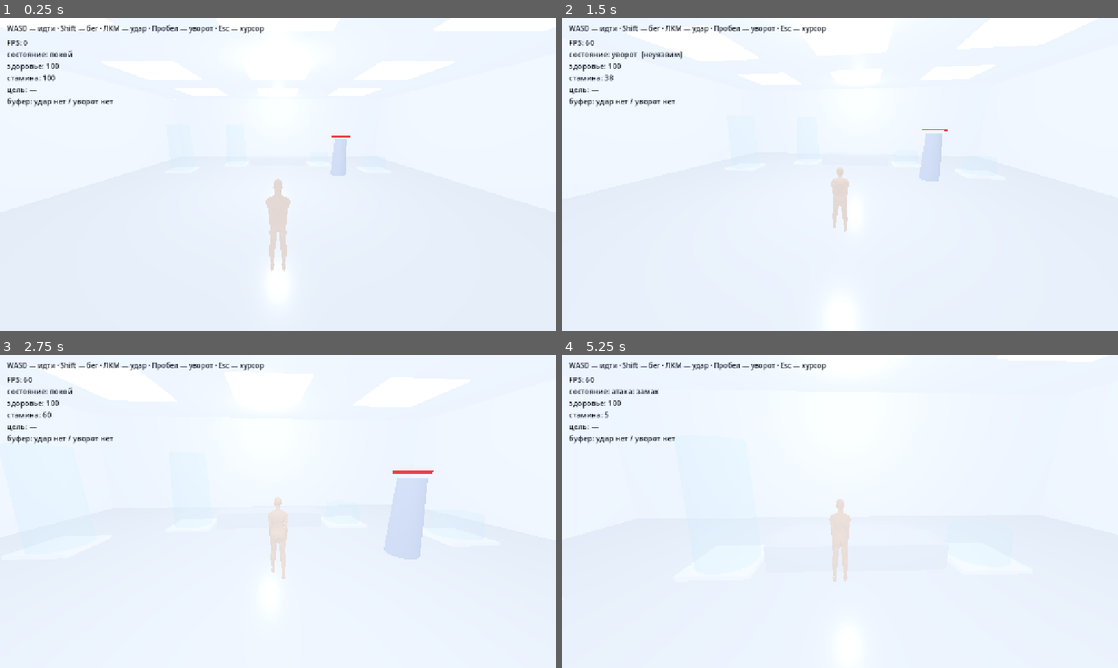
Above: before the commit, frames 1-4 (two rows, left to right).
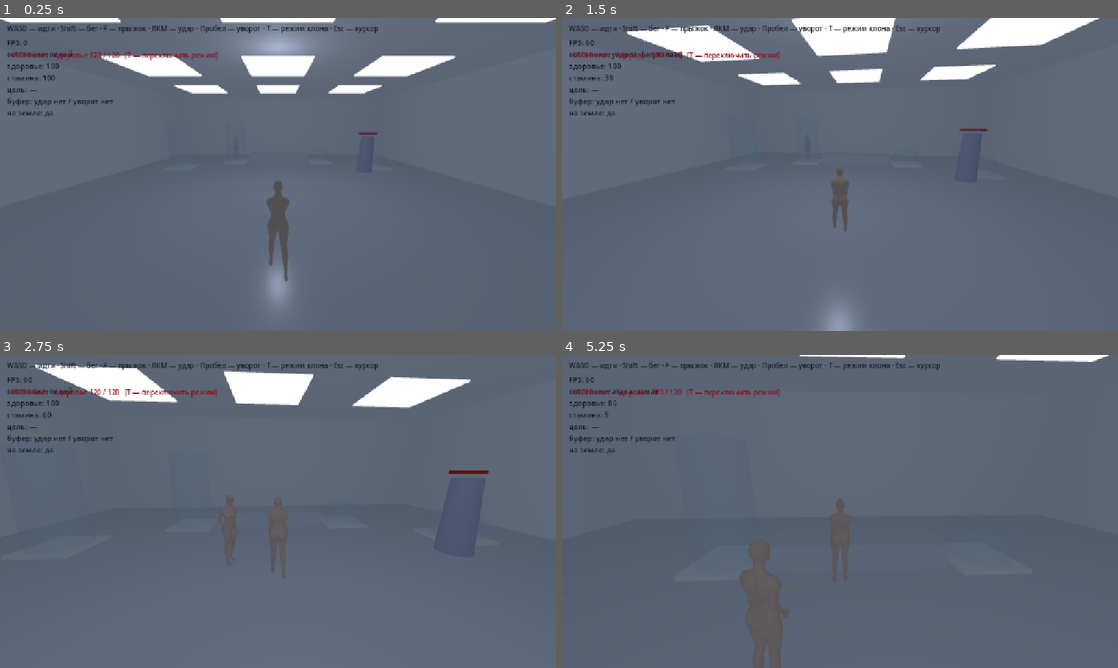
Above: after the commit, the same moments.

Repository: IAmStarhead/Project-Gene
Game: Godot game, scene res://scenes/main.tscn
Same seed, same stepped clock (60 frames per second), same inputs: the game is played once before the commit and once after it.
Inputs (mouse positions are in pixels of both pictures, inside the frame that each line leads up to):
- Up to frame 1 (0.25 s): no input
- Up to frame 2 (1.5 s): move the mouse to (867, 174) at 0.52 s; press the mouse at (867, 174) at 0.53 s; hold W (move_forward) from 0.53 s (still down); tap F (jump, bound only after the commit) at 0.77, 1.07 s; tap Space (dodge) at 0.8, 1.35 s; move the mouse to (812, 174) at 1.27 s; release the mouse at (812, 174) at 1.28 s
- Up to frame 3 (2.75 s): keep holding W (move_forward); tap F (jump, bound only after the commit) at 1.52, 1.82, 2.3 s; tap T (toggle_clone, bound only after the commit) at 1.55 s; move the mouse to (289, 505) at 2.02 s; hold T (toggle_clone, bound only after the commit) from 2.03 s (still down)
- Up to frame 4 (5.25 s): keep holding W (move_forward); move the mouse to (834, 517) at 2.77 s; release T (toggle_clone, bound only after the commit) at 2.78 s; tap F (jump, bound only after the commit) at 2.85, 3.02, 3.32, 3.77, 4.07, 4.52, 4.82 s; click (834, 517) at 3.05 s; move the mouse to (878, 514) at 3.52 s; press the mouse at (878, 514) at 3.53 s; tap Space (dodge) at 3.8, 4.35 s; move the mouse to (795, 508) at 4.27 s; release the mouse at (795, 508) at 4.28 s; tap T (toggle_clone, bound only after the commit) at 4.55 s; move the mouse to (845, 511) at 5.02 s; hold Shift (run) from 5.03 s (still down); click (845, 511) at 5.17 s

The runs differ from the first frame. In frame 1, 97% of the frame differs, in the area x 0-100%, y 0-100%; in frame 2, 95%; in frame 3, 96%; in frame 4, 99%.

Commit message:
Вылечены веса, свет, прыжок, клон с режимами
1) ГЛАВНАЯ ПРИЧИНА «тянется кожа» — найдена и исправлена.
   Скелет собран автоматически по расстоянию до кости, и кисть в позе
   покоя висит ровно у бедра. Её вес «прожёг» бедро насквозь:
     154 вершины бедра имели вес hand.R до 0.37 (и столько же для L)
     310 вершин таза — вес предплечий, 132 — вес кистей
   Рука идёт вперёд на удар — кожа бедра тянется за кистью.
   Лечение в sanitize_glb.py: адресно, по ИМЕНИ кости. Геометрия цела.
   Перепонка: замах 0.010%->0.008%, удар 0.067%->0.006%,
   рука вверх 2.601%->0.282%.

2) СВЕТ. Было ambient 1.15 + sun 1.5 + 2 лампы + FILMIC — кожа уходила
   в белое. Стало ambient 0.45, sun 1.0 с тенью, лампа 0.35, LINEAR.
   Плюс анизотропия 2x, MSAA 2x, FXAA.

3) ПРЫЖОК как в Elden Ring: F — прыжок, Space — уворот. Высота 1.15 м,
   буфер ввода, coyote-time, управление в воздухе 55%.

4) КЛОН — противник из той же модели, режимы по клавише T:
   спит / следит / бьёт. Начинает спящим, чтобы не мешать тестам.

Co-authored-by: arena-agent <297053741+arena-agent@users.noreply.github.com>

Diff:
--- a/prototype/project.godot
+++ b/prototype/project.godot
@@ -22,8 +22,10 @@
 
 renderer/rendering_method="gl_compatibility"
 renderer/rendering_method.mobile="gl_compatibility"
-textures/default_filters/anisotropic_filtering_level=0
-anti_aliasing/quality/msaa_3d=0
+textures/default_filters/anisotropic_filtering_level=2
+textures/default_filters/use_nearest_mipmap_filter=false
+anti_aliasing/quality/msaa_3d=2
+anti_aliasing/quality/screen_space_aa=1
 environment/defaults/default_clear_color=Color(0.82, 0.86, 0.92, 1)
 
 [physics]
@@ -63,6 +65,16 @@
 "events": [Object(InputEventKey,"resource_local_to_scene":false,"resource_name":"","device":-1,"window_id":0,"alt_press …(190 unchanged characters)…
 ]
 }
+jump={
+"deadzone": 0.2,
+"events": [Object(InputEventKey,"resource_local_to_scene":false,"resource_name":"","device":-1,"window_id":0,"alt_pressed":false,"shift_pressed":false,"ctrl_pressed":false,"meta_pressed":false,"pressed":false,"keycode":0,"physical_keycode":70,"key_label":0,"unicode":0,"location":0,"echo":false,"script":null)
+]
+}
+toggle_clone={
+"deadzone": 0.2,
+"events": [Object(InputEventKey,"resource_local_to_scene":false,"resource_name":"","device":-1,"window_id":0,"alt_pressed":false,"shift_pressed":false,"ctrl_pressed":false,"meta_pressed":false,"pressed":false,"keycode":0,"physical_keycode":84,"key_label":0,"unicode":0,"location":0,"echo":false,"script":null)
+]
+}
 attack={
 "deadzone": 0.2,
 "events": [Object(InputEventMouseButton,"resource_local_to_scene":false,"resource_name":"","device":-1,"window_id":0,"a …(253 unchanged characters)…
--- /dev/null
+++ b/prototype/scenes/clone.tscn
@@ -0,0 +1,32 @@
+[gd_scene load_steps=7 format=3]
+
+[ext_resource type="Script" path="res://scripts/clone_enemy.gd" id="1"]
+[ext_resource type="Script" path="res://scripts/clone_anim.gd" id="2"]
+
+[sub_resource type="CapsuleShape3D" id="Capsule"]
+radius = 0.34
+height = 1.7
+
+[sub_resource type="CapsuleMesh" id="BodyMesh"]
+radius = 0.34
+height = 1.7
+
+[sub_resource type="StandardMaterial3D" id="BodyMat"]
+albedo_color = Color(0.85, 0.87, 0.92, 1)
+roughness = 0.55
+
+[node name="Clone" type="CharacterBody3D"]
+script = ExtResource("1")
+
+[node name="Collision" type="CollisionShape3D" parent="."]
+transform = Transform3D(1, 0, 0, 0, 1, 0, 0, 0, 1, 0, 0.85, 0)
+shape = SubResource("Capsule")
+
+[node name="Character" type="Node3D" parent="."]
+transform = Transform3D(-1, 0, 0, 0, 1, 0, 0, 0, -1, 0, 0, 0)
+script = ExtResource("2")
+
+[node name="Fallback" type="MeshInstance3D" parent="Character"]
+transform = Transform3D(1, 0, 0, 0, 1, 0, 0, 0, 1, 0, 0.85, 0)
+mesh = SubResource("BodyMesh")
+material_override = SubResource("BodyMat")
--- a/prototype/scripts/build_scene.gd
+++ b/prototype/scripts/build_scene.gd
@@ -31,34 +31,45 @@
 
 
 func _make_light() -> void:
-	# белый стерильный свет: много рассеянного, мало жёстких теней
+	# Свет переделан 17.11. Проблема была не в яркости, а в том, что её
+	# слишком много сразу: ambient 1.15 + sun 1.5 + две лампы + тональная
+	# компрессия FILMIC. Кожа (её собственная яркость 0.77) уходила в белое,
+	# и на теле не оставалось ни одного теневого перехода — «зашакалено».
+	#
+	# Теперь: мягкий рассеянный свет, один направленный с тенью, и снизу
+	# подхват, чтобы под подбородком не было чёрной дыры. Суммарная
+	# освещённость примерно втрое ниже прежней.
 	var env := WorldEnvironment.new()
 	var e := Environment.new()
 	e.background_mode = Environment.BG_COLOR
-	e.background_color = Color(0.82, 0.86, 0.92)
+	e.background_color = Color(0.62, 0.66, 0.72)
 	e.ambient_light_source = Environment.AMBIENT_SOURCE_COLOR
-	e.ambient_light_color = Color(0.86, 0.90, 0.96)
-	e.ambient_light_energy = 1.15
-	e.tonemap_mode = Environment.TONE_MAPPER_FILMIC
+	e.ambient_light_color = Color(0.55, 0.60, 0.68)
+	e.ambient_light_energy = 0.45
+	# LINEAR вместо FILMIC: без двойного сжатия яркости, цвета предсказуемее
+	e.tonemap_mode = Environment.TONE_MAPPER_LINEAR
+	e.tonemap_exposure = 1.0
 	env.environment = e
 	add_child(env)
 
+	# основной свет: жёстче и под углом, чтобы читался объём
 	var sun := DirectionalLight3D.new()
-	sun.rotation_degrees = Vector3(-62, -38, 0)
-	sun.light_color = Color(1.0, 0.99, 0.97)
-	sun.light_energy = 1.5
+	sun.rotation_degrees = Vector3(-48, -34, 0)
+	sun.light_color = Color(1.0, 0.97, 0.93)
+	sun.light_energy = 1.0
 	sun.shadow_enabled = true
-	sun.directional_shadow_max_distance = 40.0
+	sun.directional_shadow_max_distance = 30.0
+	sun.shadow_bias = 0.03
 	add_child(sun)
 
-	# два дешёвых заполняющих источника без теней
-	for spec in [[Vector3(0, 4.4, 1.5), 0.85], [Vector3(0, 4.4, -6.5), 0.6]]:
-		var lamp := OmniLight3D.new()
-		lamp.position = spec[0]
-		lamp.light_energy = spec[1]
-		lamp.omni_range = 14.0
-		lamp.shadow_enabled = false
-		add_child(lamp)
+	# заполняющий свет сверху: мягкий, без тени — чтобы тени не были чёрными
+	var fill := OmniLight3D.new()
+	fill.position = Vector3(0, 4.2, 2.0)
+	fill.light_color = Color(0.85, 0.90, 1.0)
+	fill.light_energy = 0.35
+	fill.omni_range = 16.0
+	fill.shadow_enabled = false
+	add_child(fill)
 
 
 func _box(size: Vector3, pos: Vector3, mat: Material, parent: Node = self) -> MeshInstance3D:
--- a/prototype/scripts/character_anim.gd
+++ b/prototype/scripts/character_anim.gd
@@ -130,6 +130,9 @@
 	# ───────────────────────────────────────── уворот
 	elif action == "dodge":
 		hip_offset = _dodge(want, action_time)
+	# ───────────────────────────────────────── полёт (прыжок)
+	elif action == "air":
+		_air(want)
 
 	_apply(want, hip_offset, delta)
 
@@ -236,6 +239,24 @@
 		_mix(want, pose_hit, 1.0 - u)
 
 
+## Полёт: ноги подобраны, руки разведены для баланса.
+## Отдельная поза нужна потому, что при прыжке ноги не должны «шагать»:
+## процедурный шаг в воздухе читается как бег по воздуху.
+func _air(want: Dictionary) -> void:
+	want["thigh.L"] = Vector3(26.0, 0.0, 2.0)
+	want["thigh.R"] = Vector3(-14.0, 0.0, -2.0)
+	want["shin.L"] = Vector3(-42.0, 0.0, 0.0)
+	want["shin.R"] = Vector3(-18.0, 0.0, 0.0)
+	want["foot.L"] = Vector3(16.0, 0.0, 0.0)
+	want["foot.R"] = Vector3(10.0, 0.0, 0.0)
+	want["upper_arm.L"] = Vector3(-18.0, 0.0, -24.0)
+	want["upper_arm.R"] = Vector3(-18.0, 0.0, 24.0)
+	want["forearm.L"] = Vector3(38.0, 0.0, 0.0)
+	want["forearm.R"] = Vector3(38.0, 0.0, 0.0)
+	want["spine"] = Vector3(8.0, 0.0, 0.0)
+	want["head"] = Vector3(-4.0, 0.0, 0.0)
+
+
 ## Уворот: присед, подбор ног, наклон корпуса. Возвращает смещение таза.
 func _dodge(want: Dictionary, t: float) -> Vector3:
 	var u := clampf(t / T.DODGE_DURATION, 0.0, 1.0)
--- /dev/null
+++ b/prototype/scripts/clone_anim.gd
@@ -0,0 +1,6 @@
+## Анимация клона: та же процедурная схема, что у героини.
+##
+## Копия сделана намеренно, а не наследованием: у клона позже появятся
+## свои отличия (другая стойка, свои удары), и общий класс начал бы
+## обрастать условиями «если это клон».
+extends "res://scripts/character_anim.gd"
--- /dev/null
+++ b/prototype/scripts/clone_enemy.gd
@@ -0,0 +1,211 @@
+## Клон героини — тренировочный противник.
+##
+## Три режима, переключаются клавишей T (и подписью в оверлее):
+##
+##   СПИТ    — стоит и не реагирует. Нужен, чтобы тестировать движение,
+##             камеру, прыжок, свет, не отвлекаясь на драку.
+##   СЛЕДИТ  — идёт за героиней, но НЕ бьёт. Можно смотреть, как он
+##             двигается и держит дистанцию.
+##   БЬЁТ     — сближается и атакует. Ведёт себя как противник из соулса:
+##             подходит, держит дистанцию, бьёт, отходит после удара.
+##
+## Почему режимы, а не сразу «агрессивный»: на этапе прототипа нужен
+## противник, которого можно включить и выключить. Иначе он убивает
+## тестировщика в тот момент, когда тот смотрит на текстуру.
+##
+## Модель — та же female_A_rigged_safe.glb, что у героини. Движение
+## считается кодом (scripts/clone_anim.gd), физика — CharacterBody3D.
+extends CharacterBody3D
+
+const T := preload("res://scripts/tuning.gd")
+
+enum Mode { SLEEP, FOLLOW, FIGHT }
+
+const MODE_NAMES := {
+	Mode.SLEEP: "спит",
+	Mode.FOLLOW: "следит",
+	Mode.FIGHT: "бьёт",
+}
+
+@onready var character: Node3D = $Character
+
+var mode: int = Mode.SLEEP
+
+var health: float = T.CLONE_HEALTH
+var _attack_time: float = -1.0
+var _cooldown: float = 0.0
+var _recover: float = 0.0
+var _flash: float = 0.0
+var _player: Node3D
+var _label: Label
+
+
+func _ready() -> void:
+	add_to_group("damageable")
+	add_to_group("clone")
+	_player = get_tree().get_first_node_in_group("player")
+	_make_label()
+
+
+func _make_label() -> void:
+	# подпись над головой: режим и здоровье
+	var layer := CanvasLayer.new()
+	add_child(layer)
+	_label = Label.new()
+	_label.position = Vector2(20, 74)
+	_label.add_theme_color_override("font_color", Color(0.55, 0.05, 0.10))
+	_label.add_theme_font_size_override("font_size", 16)
+	layer.add_child(_label)
+
+
+## Переключение режима: вызывается из main.gd по клавише T.
+func cycle_mode() -> void:
+	mode = (mode + 1) % 3
+	if mode == Mode.SLEEP:
+		velocity = Vector3.ZERO
+	_attack_time = -1.0
+	_recover = 0.0
+
+
+func mode_name() -> String:
+	return MODE_NAMES.get(mode, "?")
+
+
+func _physics_process(delta: float) -> void:
+	_cooldown = maxf(0.0, _cooldown - delta)
+	_recover = maxf(0.0, _recover - delta)
+	if _flash > 0.0:
+		_flash = maxf(0.0, _flash - delta * 3.0)
+
+	if not is_on_floor():
+		velocity.y -= T.GRAVITY * delta
+	else:
+		velocity.y = 0.0
+
+	match mode:
+		Mode.SLEEP:
+			_slow_down(delta, 18.0)
+		Mode.FOLLOW:
+			_move_toward_player(delta, T.CLONE_KEEP_DISTANCE + 0.8, T.CLONE_WALK)
+		Mode.FIGHT:
+			_fight(delta)
+
+	move_and_slide()
+
+	# поворот к направлению движения или к игроку
+	_face(delta)
+
+	if character != null and character.has_method("update_anim"):
+		var planar := Vector2(velocity.x, velocity.z).length()
+		var action := ""
+		var atime := 0.0
+		if _attack_time >= 0.0:
+			action = "attack"
+			atime = _attack_time
+		character.update_anim(delta, planar / T.RUN_SPEED, action, atime)
+
+	_update_label()
+
+
+func _slow_down(delta: float, rate: float) -> void:
+	velocity.x = move_toward(velocity.x, 0.0, rate * delta)
+	velocity.z = move_toward(velocity.z, 0.0, rate * delta)
+
+
+func _dir_to_player() -> Vector3:
+	if not is_instance_valid(_player):
+		return Vector3.ZERO
+	var d := _player.global_position - global_position
+	d.y = 0.0
+	return d
+
+
+func _move_toward_player(delta: float, keep: float, speed: float) -> void:
+	var d := _dir_to_player()
+	var dist := d.length()
+	if dist < 0.01:
+		_slow_down(delta, 14.0)
+		return
+	if dist > keep:
+		var want := d.normalized() * speed
+		velocity.x = move_toward(velocity.x, want.x, T.CLONE_ACCEL * delta)
+		velocity.z = move_toward(velocity.z, want.z, T.CLONE_ACCEL * delta)
+	else:
+		_slow_down(delta, 16.0)
+
+
+## Боевое поведение: подойти, ударить в радиусе, отойти на восстановлении.
+func _fight(delta: float) -> void:
+	if not is_instance_valid(_player):
+		return
+	var dist := _dir_to_player().length()
+
+	# идёт удар — стоим на месте, урон наносится в активной фазе
+	if _attack_time >= 0.0:
+		_attack_time += delta
+		_slow_down(delta, 26.0)
+		var total := T.CLONE_WINDUP + T.CLONE_ACTIVE + T.CLONE_RECOVER
+		var was_before := _attack_time - delta < T.CLONE_WINDUP
+		var now_after := _attack_time >= T.CLONE_WINDUP
+		if was_before and now_after:
+			_deal_damage(dist)
+		if _attack_time >= total:
+			_attack_time = -1.0
+			_cooldown = T.CLONE_COOLDOWN
+			_recover = T.CLONE_RECOVER
+		return
+
+	# недавно ударил — отходит, чтобы дать игроку окно
+	if _recover > 0.0:
+		var away := -_dir_to_player().normalized()
+		velocity.x = move_toward(velocity.x, away.x * T.CLONE_WALK, T.CLONE_ACCEL * delta)
+		velocity.z = move_toward(velocity.z, away.z * T.CLONE_WALK, T.CLONE_ACCEL * delta)
+		return
+
+	# можно бить — если игрок в радиусе и откат прошёл
+	if dist <= T.CLONE_RANGE and _cooldown <= 0.0:
+		_attack_time = 0.0
+		return
+
+	# иначе сближается
+	_move_toward_player(delta, T.CLONE_KEEP_DISTANCE, T.CLONE_RUN)
+
+
+func _deal_damage(dist: float) -> void:
+	if dist > T.CLONE_RANGE + 0.35:
+		return
+	if is_instance_valid(_player) and _player.has_method("take_damage"):
+		var dir := _dir_to_player().normalized()
+		_player.take_damage(T.CLONE_DAMAGE, dir)
+
+
+func _face(delta: float) -> void:
+	var look := velocity
+	if mode == Mode.FIGHT and _attack_time >= 0.0:
+		look = _dir_to_player()
+	if look.length() < 0.05 and is_instance_valid(_player):
+		look = _dir_to_player()
+	if look.length() < 0.05:
+		return
+	var want := atan2(-look.x, -look.z)
+	rotation.y = lerp_angle(rotation.y, want, minf(1.0, delta * 10.0))
+
+
+## Получает урон от героини.
+func take_damage(amount: float, _from_dir: Vector3) -> void:
+	if mode == Mode.SLEEP:
+		return                      # спящего не бьют: он для тестов
+	health = maxf(0.0, health - amount)
+	_flash = 1.0
+	if health <= 0.0:
+		health = T.CLONE_HEALTH
+		global_position = Vector3(-3.0, 1.0, -6.0)
+		mode = Mode.SLEEP
+
+
+func _update_label() -> void:
+	if _label == null:
+		return
+	_label.text = "КЛОН: %s   здоровье %.0f / %.0f   [T — переключить режим]" % [
+		mode_name(), health, T.CLONE_HEALTH,
+	]
--- a/prototype/scripts/main.gd
+++ b/prototype/scripts/main.gd
@@ -1,13 +1,16 @@
-## Точка входа прототипа: строит комнату, спавнит героиню и заглушку цели.
+## Точка входа прототипа: строит комнату, спавнит героиню и клона.
 extends Node3D
 
 const T := preload("res://scripts/tuning.gd")
 const PlayerScene := preload("res://scenes/player.tscn")
+const CloneScene := preload("res://scenes/clone.tscn")
 const DummyScene := preload("res://scenes/dummy_target.tscn")
 const ROOM_SCENE := preload("res://scenes/room.tscn")
 
 var room: Node3D
 var player: CharacterBody3D
+var clone: CharacterBody3D
+var _hint: Label
 
 
 func _ready() -> void:
@@ -18,12 +21,25 @@
 	player.position = room.spawn_point()
 	add_child(player)
 
+	# Клон героини вместо столба. Начинает в режиме «спит», чтобы не мешать
+	# смотреть на модель, свет и прыжок. Переключается клавишей T.
+	clone = CloneScene.instantiate()
+	clone.position = Vector3(-3.0, 1.0, -5.0)
+	add_child(clone)
+
+	# Столб оставлен рядом: на нём удобно проверять конус удара, не трогая клона.
 	var dummy := DummyScene.instantiate()
-	dummy.position = Vector3(3.5, 1.0, -2.0)
+	dummy.position = Vector3(5.0, 1.0, -2.0)
 	add_child(dummy)
 
-	var hint := Label.new()
-	hint.text = "WASD — идти · Shift — бег · ЛКМ — удар · Пробел — уворот · Esc — курсор"
-	hint.position = Vector2(16, 12)
-	hint.add_theme_color_override("font_color", Color(0.1, 0.12, 0.16))
-	add_child(hint)
+	_hint = Label.new()
+	_hint.text = "WASD — идти · Shift — бег · F — прыжок · ЛКМ — удар · Пробел — уворот · T — режим клона · Esc — курсор"
+	_hint.position = Vector2(16, 12)
+	_hint.add_theme_color_override("font_color", Color(0.1, 0.12, 0.16))
+	add_child(_hint)
+
+
+func _unhandled_input(event: InputEvent) -> void:
+	if event.is_action_pressed("toggle_clone"):
+		if is_instance_valid(clone) and clone.has_method("cycle_mode"):
+			clone.cycle_mode()
--- a/prototype/scripts/player.gd
+++ b/prototype/scripts/player.gd
@@ -56,6 +56,8 @@
 
 var _dodge_dir: Vector3 = Vector3.ZERO
 var _invulnerable: bool = false
+var _coyote: float = 0.0          ## сколько ещё можно прыгнуть после схода с края
+var _jump_buffer: float = BUF_NEVER
 
 var _targets: Array = []
 var _fps_accum: float = 0.0
@@ -97,6 +99,8 @@
 	elif event.is_action_pressed("dodge"):
 		_buf_dodge = 0.0
 		_buf_dir = _input_direction()
+	elif event.is_action_pressed("jump"):
+		_jump_buffer = 0.0
 
 
 ## Направление движения в осях КАМЕРЫ. Это и есть стандарт экшенов:
@@ -122,15 +126,35 @@
 		_process_move(delta)
 		_try_start_actions()
 
+	# Прыжок. Как в Elden Ring: F — прыжок, Space — уворот.
+	# Буфер позволяет нажать чуть раньше приземления, coyote — чуть позже
+	# схода с края. Без этих двух мелочей прыжок ощущается «глухим».
+	if _jump_buffer <= T.INPUT_BUFFER and _action != "dodge" and _coyote > 0.0:
+		_try_jump()
+
 	_update_character_anim(delta)
 
-	# гравитация и движение
+	# Гравитация разная для подъёма и падения: падать быстрее, чем взлетать, —
+	# так прыжок читается собранным, а не «на луне».
 	if not is_on_floor():
-		velocity.y -= T.GRAVITY * delta
+		var g := T.GRAVITY if velocity.y > 0.0 else T.GRAVITY_FALL
+		velocity.y -= g * delta
 	elif _action != "dodge":
 		velocity.y = 0.0
 	move_and_slide()
 	_update_debug(delta)
+
+
+## Прыжок с заданной высоты: скорость = sqrt(2 * g * h).
+func _try_jump() -> void:
+	velocity.y = sqrt(2.0 * T.GRAVITY * T.JUMP_HEIGHT)
+	_jump_buffer = BUF_NEVER
+	_coyote = 0.0
+
+
+## Доля управления в воздухе: на земле 1.0, в прыжке ниже.
+func _air_control() -> float:
+	return 1.0 if is_on_floor() else T.AIR_CONTROL
 
 
 ## Передаёт модели скорость и текущее действие: она считает позу кодом.
@@ -138,12 +162,21 @@
 	if character != null and character.has_method("update_anim"):
 		var planar := Vector2(velocity.x, velocity.z).length()
 		var ratio := planar / T.RUN_SPEED
-		character.update_anim(delta, ratio, _action, _action_time)
+		# в воздухе показываем отдельную позу, если не идёт удар или уворот
+		var act := _action
+		if act == "" and not is_on_floor():
+			act = "air"
+		character.update_anim(delta, ratio, act, _action_time)
 
 
 func _update_buffers(delta: float) -> void:
 	_buf_dodge += delta
 	_buf_attack += delta
+	_jump_buffer += delta
+	if is_on_floor():
+		_coyote = T.COYOTE_TIME
+	else:
+		_coyote = maxf(0.0, _coyote - delta)
 
 
 ## Камера следует за героиней по позиции, но НЕ по повороту.
@@ -173,7 +206,8 @@
 	var dir := _input_direction()
 	var speed := T.RUN_SPEED if Input.is_action_pressed("run") else T.WALK_SPEED
 	var target := dir * speed
-	var rate := T.ACCELERATION if dir.length() > 0.0 else T.DECELERATION
+	var ac := _air_control()
+	var rate := (T.ACCELERATION if dir.length() > 0.0 else T.DECELERATION) * ac
 	velocity.x = move_toward(velocity.x, target.x, rate * delta)
 	velocity.z = move_toward(velocity.z, target.z, rate * delta)
 
@@ -322,4 +356,5 @@
 		"стамина: %.0f" % stamina,
 		"цель: %s" % (_last_hit if not _last_hit.is_empty() else "—"),
 		"буфер: удар %s / уворот %s" % [buf_atk, buf_dg],
+		"на земле: %s" % ("да" if is_on_floor() else "нет"),
 	])
--- a/prototype/scripts/tuning.gd
+++ b/prototype/scripts/tuning.gd
@@ -13,6 +13,10 @@
 const DECELERATION := 20.0       ## как быстро гасится скорость
 const TURN_SPEED := 14.0         ## скорость поворота тела к направлению движения
 const GRAVITY := 24.0
+const GRAVITY_FALL := 34.0       ## падение тяжелее подъёма — так прыжок «собраннее»
+const JUMP_HEIGHT := 1.15        ## метры; скорость считается из высоты
+const AIR_CONTROL := 0.55        ## доля управления в воздухе
+const COYOTE_TIME := 0.10        ## прыжок возможен чуть позже схода с края
 const STEP_UP := 0.35            ## высота ступеньки, которую персонаж переступает
 
 # ─────────────────────────────────────────────── КАМЕРА
@@ -53,6 +57,19 @@
 const DUMMY_HEALTH := 60.0
 const DUMMY_KNOCKBACK := 0.35
 
+# ─────────────────────────────────────────────── КЛОН-ПРОТИВНИК
+const CLONE_HEALTH := 120.0
+const CLONE_WALK := 2.6          ## м/с, спокойный шаг
+const CLONE_RUN := 4.6           ## м/с, сближение
+const CLONE_ACCEL := 12.0
+const CLONE_KEEP_DISTANCE := 1.6 ## ближе не подходит, пока не бьёт
+const CLONE_RANGE := 2.0         ## радиус удара
+const CLONE_DAMAGE := 14.0
+const CLONE_WINDUP := 0.34       ## замах заметно длиннее, чем у игрока
+const CLONE_ACTIVE := 0.12
+const CLONE_RECOVER := 0.45
+const CLONE_COOLDOWN := 0.9      ## пауза между ударами
+
 # ─────────────────────────────────────────────── ОКРУЖЕНИЕ
 const ROOM_WIDTH := 18.0
 const ROOM_DEPTH := 18.0
Binary file changed: prototype/assets/heroine/female_A_rigged_safe.glb
